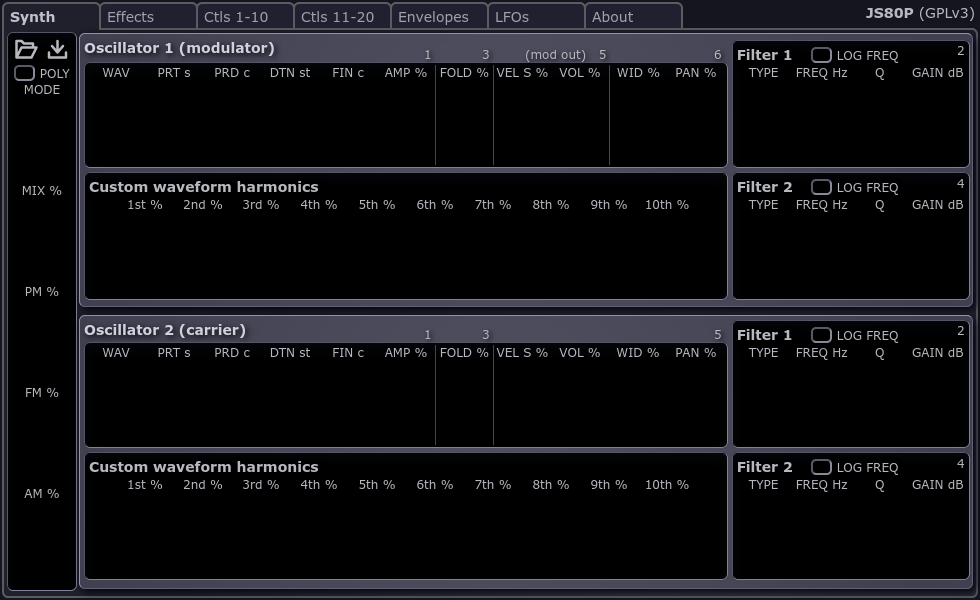
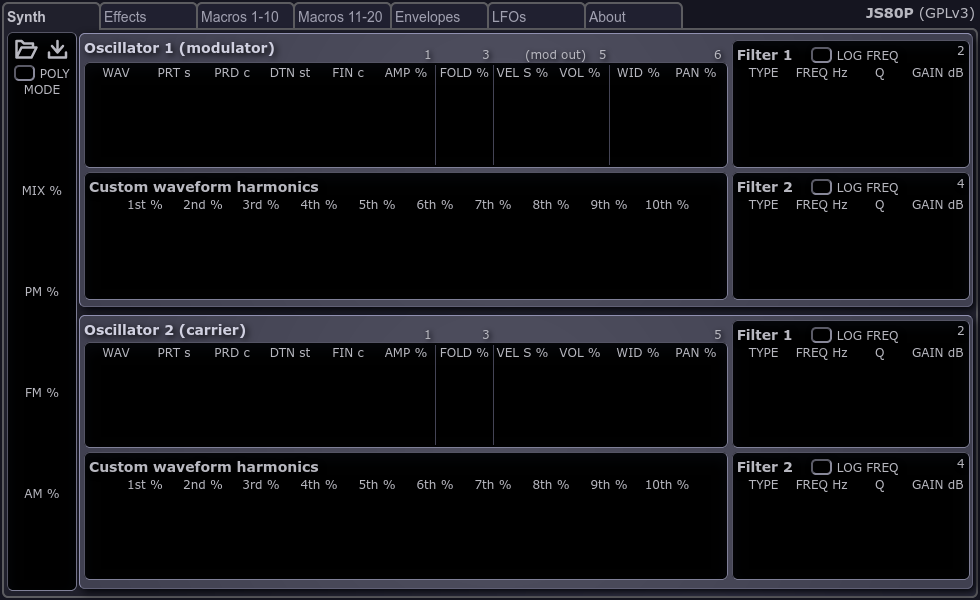
The second 980×600 image is a revision of the first. Changes to its layers:
painted on "synth" over [3, 2, 970, 580]
painted on "effects" over [7, 11, 633, 25]
renamed "controllers1" to "macros1", painted on it over [3, 2, 970, 580]
renamed "controllers2" to "macros2", painted on it over [3, 2, 970, 580]
painted on "envelopes" over [7, 11, 633, 25]
painted on "lfos" over [7, 11, 633, 25]
painted on "about" over [7, 11, 633, 25]
